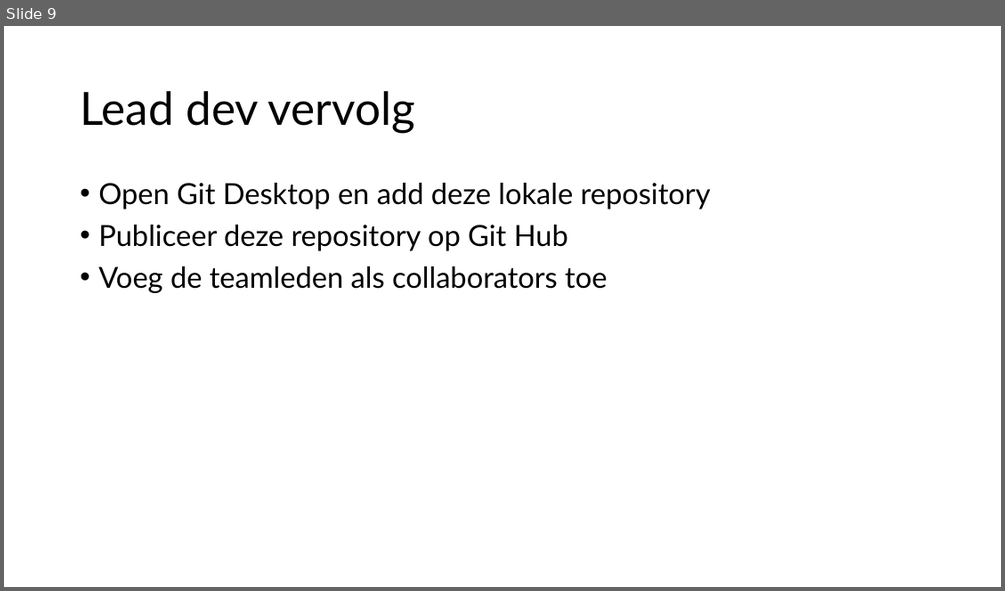
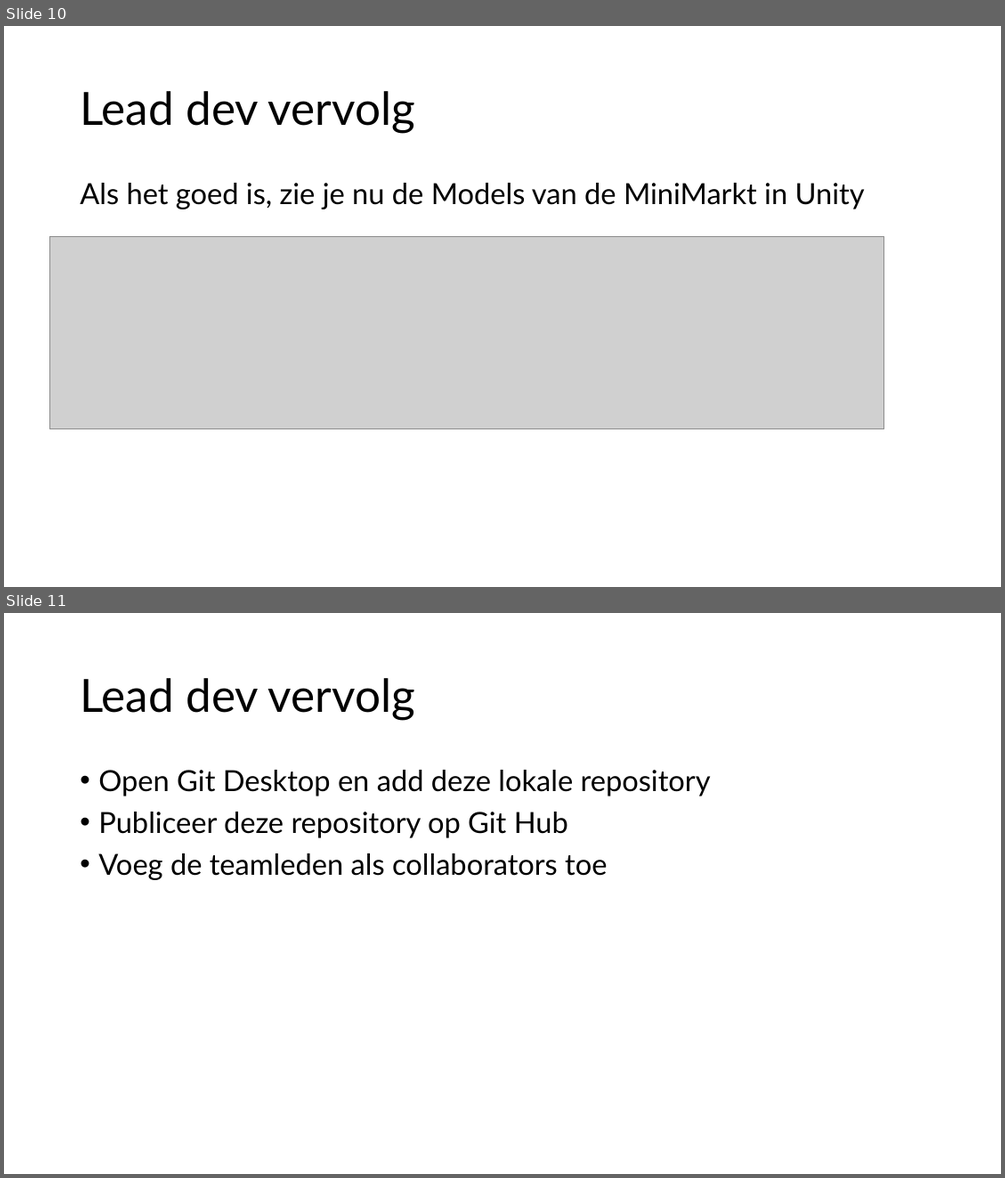
Before and after one commit to djsjollema/lessen-gamedevelopment, a slide deck: M2/Skill/3-Git and Unity/3-Git en Unity.pptx. Shown one above the other, each under a label of ours: slide 9 before the commit, slides 10 and 11 after it. The pictures are 1005x591 and 1005x1178 pixels, drawn with LibreOffice and Linux fonts; fonts in the diff are those of the drawing; grey boxes stand for pictures. Boxes give left, top, right and bottom in pixels: in the first picture for what was removed or moved away, otherwise in the second. Text is boxed around its words. In the diff, an @@ line names an element or a change of style, - is before the commit and + after.

```diff
--- a/M2/Skill/3-Git and Unity/3-Git en Unity.pptx
+++ b/M2/Skill/3-Git and Unity/3-Git en Unity.pptx
@@ slide 10 added at <box>4,26,1001,587</box>, background #FFFFFF @@
@@ title added at <box>80,91,415,133</box>, 44 pt, text #000000 @@
+Lead dev vervolg
@@ text added at <box>80,183,865,209</box>, 28 pt, text #000000 @@
+Als het goed is, zie je nu de Models van de MiniMarkt in Unity
@@ picture added at <box>49,237,884,429</box> @@
@@ what was slide 9 is now slide 11 @@
```
Also in this commit, not shown: 1 slide changed, 5 other slides added.
